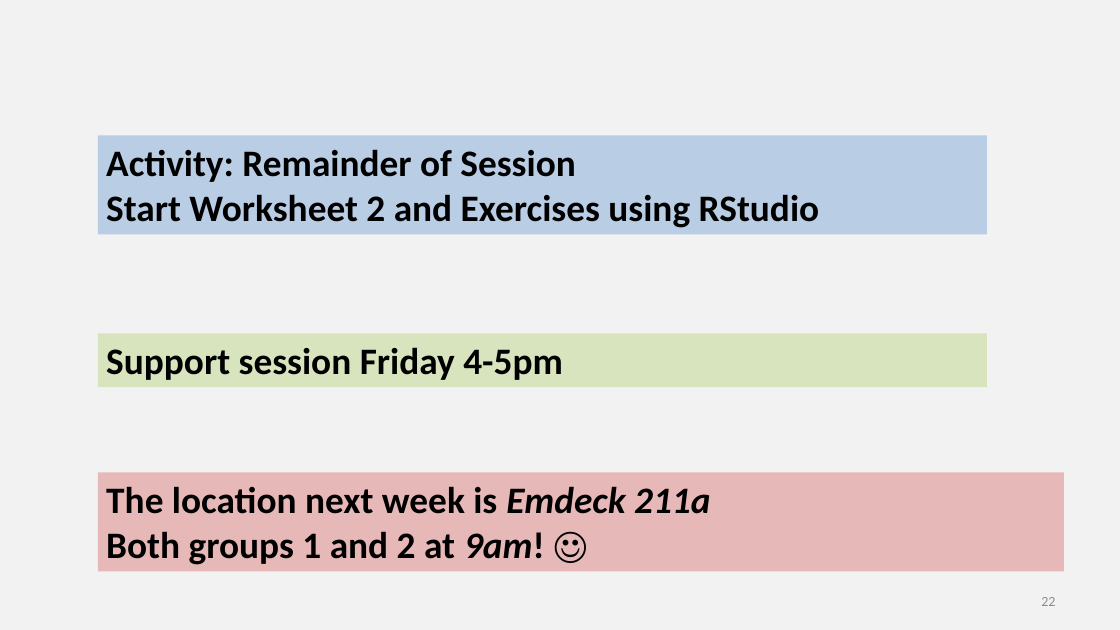
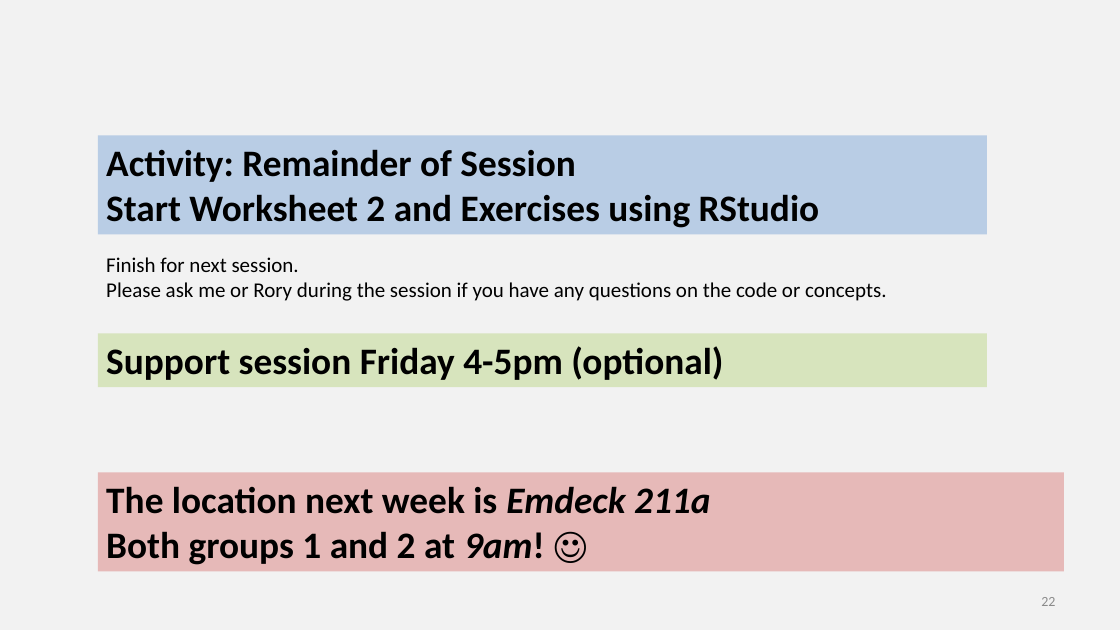
Before and after one commit to chrisjberry/datafluencyCB, a slide deck: slide 22 of docs/slides/PSYC753_L2_MultipleRegression1.pptx. Drawn at 1120x630 pixels with LibreOffice and Linux fonts; fonts in the diff are those of the drawing. Boxes give left, top, right and bottom in pixels: in the first picture for what was removed or moved away, otherwise in the second. Text is boxed around its words. In the diff, an @@ line names an element or a change of style, - is before the commit and + after.

```diff
--- a/docs/slides/PSYC753_L2_MultipleRegression1.pptx
+++ b/docs/slides/PSYC753_L2_MultipleRegression1.pptx
@@ text added at box(106, 257, 887, 301), 18 pt, text #000000 @@
+Finish for next session.
+Please ask me or Rory during the session if you have any questions on the code or concepts.
@@ text in rectangle at box(106, 346, 723, 380): text changed @@
-Support session Friday 4-5pm
+Support session Friday 4-5pm (optional)
```
Also in this commit, not shown: 1 other slide changed, 1 other file.
